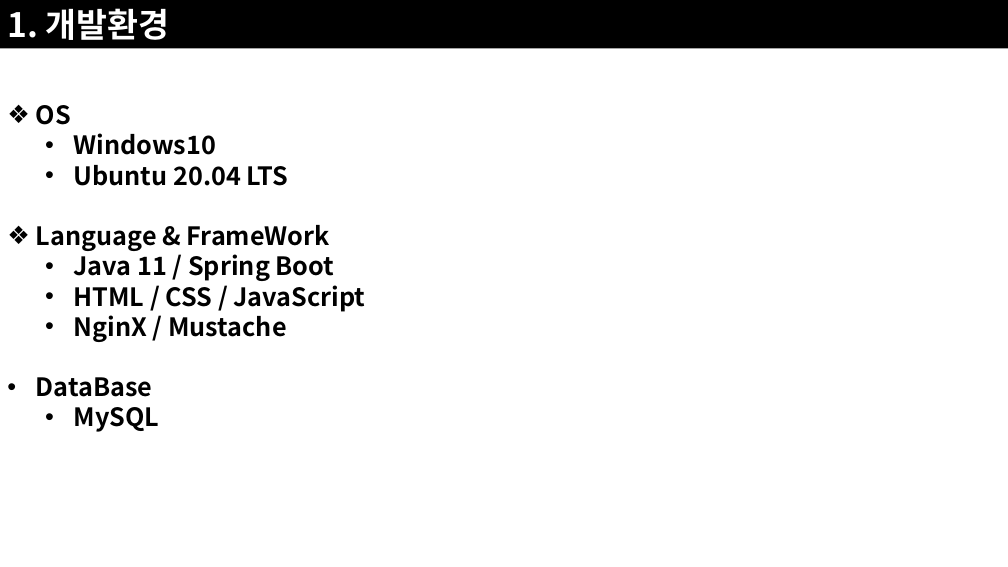
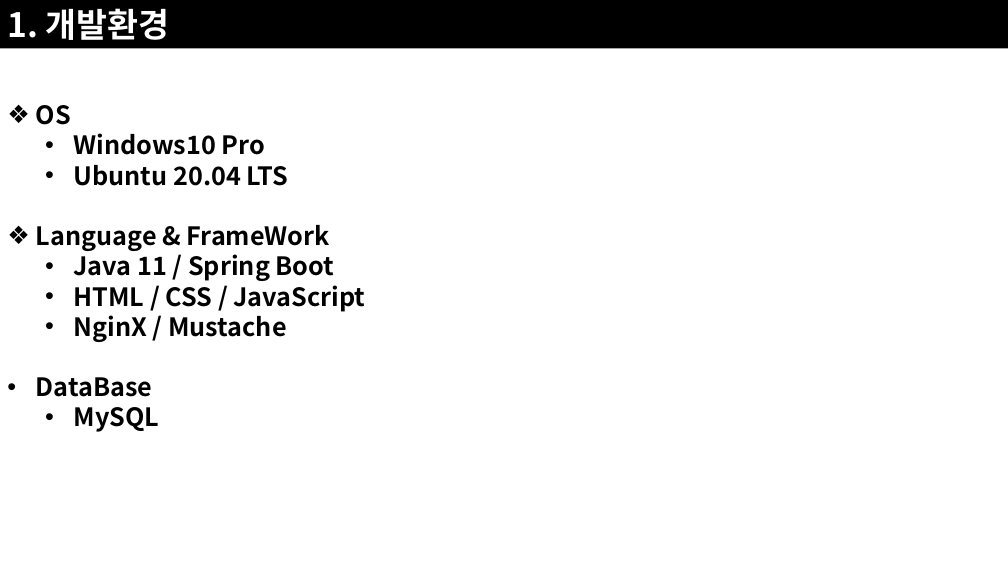
Before and after one commit to JoSihun/CGVR_Lab, a slide deck: slide 1 of documents/01_프로젝트_개발계획.pptx. Drawn at 1008x567 pixels with LibreOffice and Linux fonts; fonts in the diff are those of the drawing. Boxes give left, top, right and bottom in pixels: in the first picture for what was removed or moved away, otherwise in the second. Text is boxed around its words. In the diff, an @@ line names an element or a change of style, - is before the commit and + after.

```diff
--- a/documents/01_프로젝트_개발계획.pptx
+++ b/documents/01_프로젝트_개발계획.pptx
@@ text at (x1=74, y1=133, x2=265, y2=155): text changed @@
-  • Windows10
+  • Windows10 Pro
```
Also in this commit, not shown: 8 other slides changed, 11 slides added, 5 slides removed.
